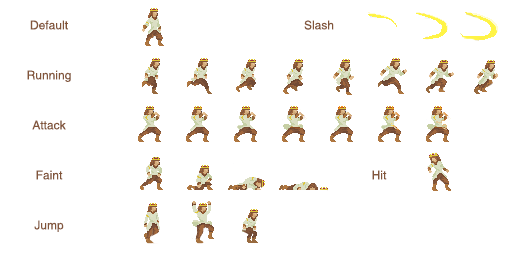
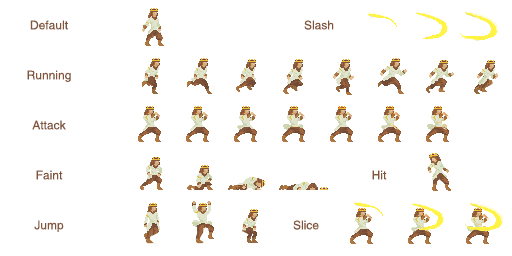
Before/after of a 512x256 layered artwork. What changed in the layer stack:
added layer "slashies" above "slashiesprites" over [354, 201, 503, 232]
added layer "slashiesprites" above "full picture" over [350, 207, 491, 244]
moved "full picture" above "text" over [143, 15, 499, 244]
added layer "Slice" in group "text" over [293, 220, 319, 230]
painted on "bg" (1st of 2, in "text") over [293, 220, 319, 230]
hid group "clothes" (6 layers) over [143, 15, 496, 234]
